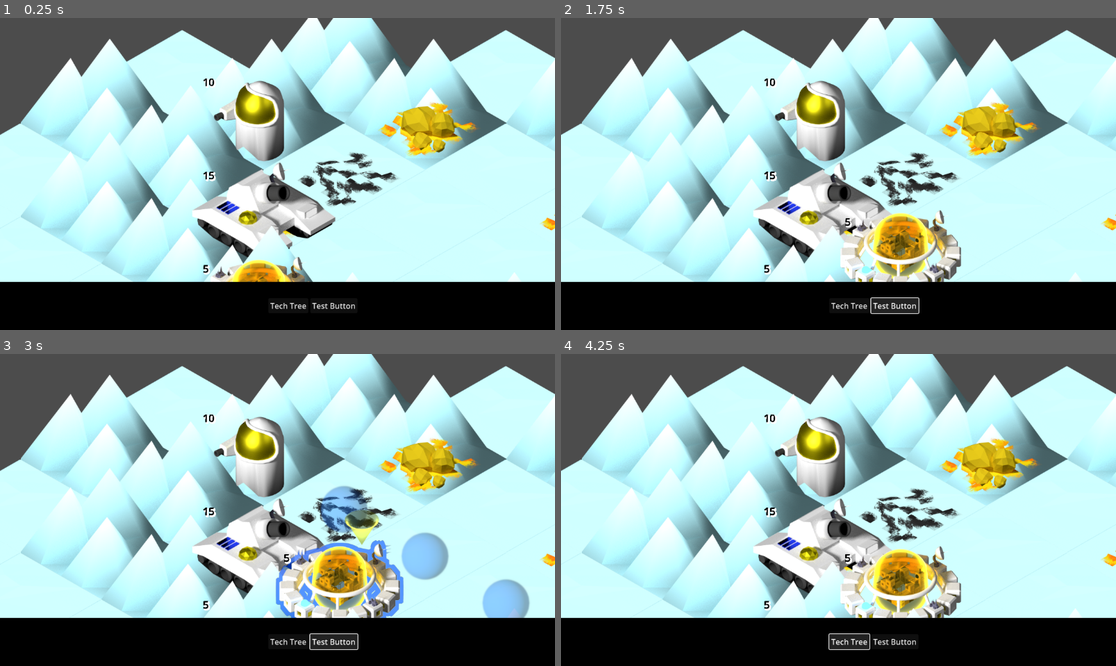
Above: before the commit, frames 1-4 (two rows, left to right).
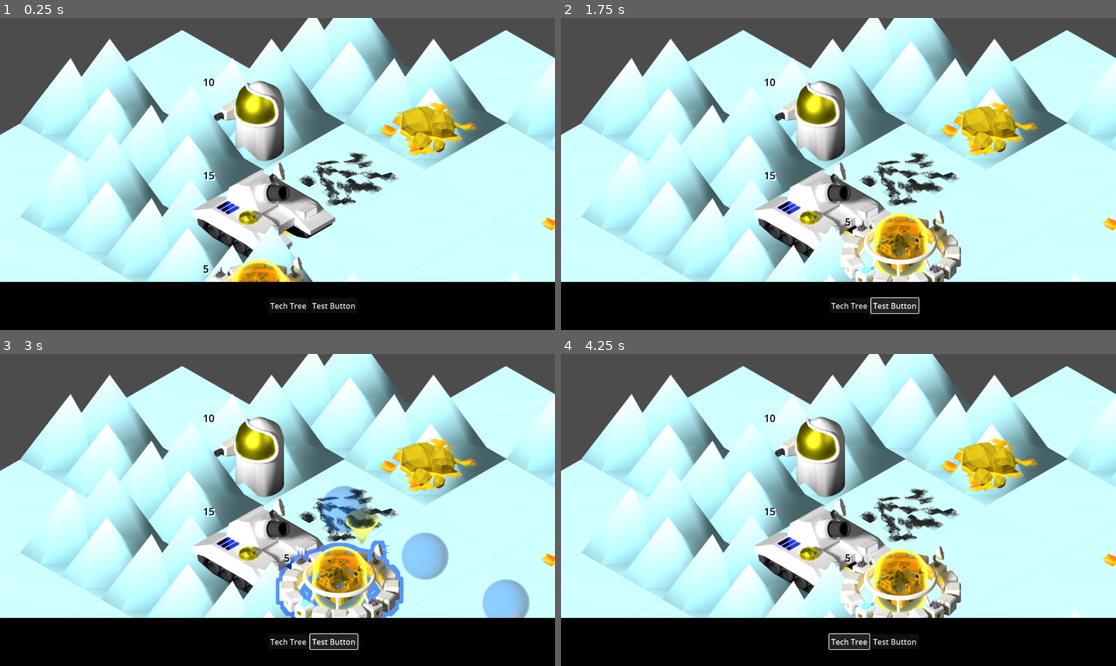
Above: after the commit, the same moments.

Repository: lifflander/stp
Game: Godot game, scene res://node_2d.tscn
Two runs of this game, one before a commit and one after it. Both use one fixed random seed, a clock stepped at 60 frames per second and the inputs below.
Inputs:
- Up to frame 1 (0.25 s): no input
- Up to frame 2 (1.75 s): click "Tech Tree" at 0.5 s; click "Test Button" at 1.25 s
- Up to frame 3 (3 s): click "Tech Tree" at 2 s; click "Test Button" at 2.75 s
- Up to frame 4 (4.25 s): click "Tech Tree" at 3.5 s

The runs differ from the first frame. In frame 1, less than 0.1% of the frame differs, in the area x 36-39%, y 19-83%; in frame 2, less than 0.1%; in frame 3, 0.1%, in the area x 36-53%, y 19-83%; in frame 4, less than 0.1%.

Commit message:
Remove lables

Diff:
--- a/TileMap.gd
+++ b/TileMap.gd
@@ -168,6 +168,9 @@
 
 # Called every frame. 'delta' is the elapsed time since the previous frame.
 func _process(delta):
+	for child in label_holder.get_children():
+		label_holder.remove_child(child)
+
 	# Draw the unit layer
 	for x in range(width):
 		for y in range(height):
